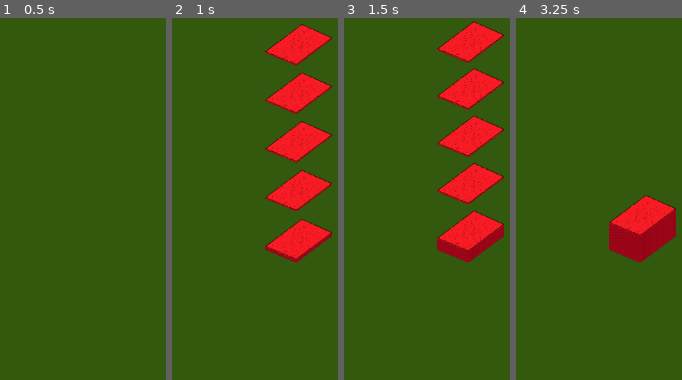
Above: before the commit, frames 1-4 (left to right).
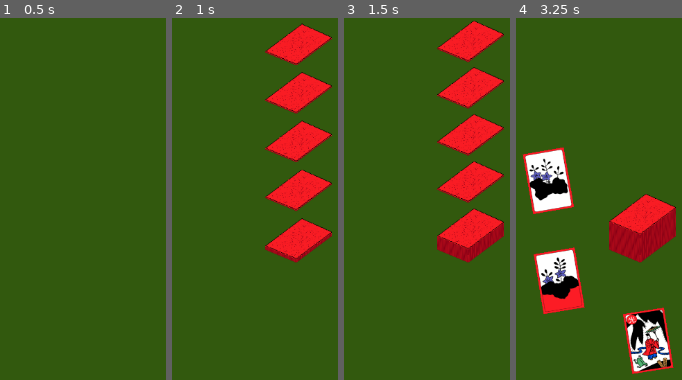
Above: after the commit, the same moments.

Repository: justin0bk/godot_gostop
Game: Godot game, scene res://Scenes/MainScene.tscn
The game is run twice, just before and just after one commit, with the same random seed, the same clock (stepped at 60 frames per second) and the same inputs.
Inputs (mouse positions are in pixels of both pictures, inside the frame that each line leads up to):
- Up to frame 1 (0.5 s): no input
- Up to frame 2 (1 s): tap Enter at 0.5 s; move the mouse to (outside the picture) at 0.52 s; click (outside the picture) at 0.67 s
- Up to frame 3 (1.5 s): move the mouse to (outside the picture) at 1.27 s; click (outside the picture) at 1.42 s
- Up to frame 4 (3.25 s): move the mouse to (outside the picture) at 2.02 s; click (outside the picture) at 2.17 s; move the mouse to (602, 332) at 2.77 s; click (602, 332) at 2.92 s

Frame 1 is identical in both runs. In frame 2, 2.2% of the frame differs, in the area x 56-97%, y 1-67%; in frame 3, 4.2%; in frame 4, 14%, in the area x 3-97%, y 35-99%.

Commit message:
board setup functions added

Diff:
--- /dev/null
+++ b/Scenes/Hand.tscn
@@ -0,0 +1,6 @@
+[gd_scene load_steps=2 format=3 uid="uid://ddt36nbk5cami"]
+
+[ext_resource type="Script" path="res://Scripts/Hand.gd" id="1_3fhns"]
+
+[node name="Hand" type="Node2D"]
+script = ExtResource("1_3fhns")
--- a/Scenes/MainScene.tscn
+++ b/Scenes/MainScene.tscn
@@ -6,6 +6,7 @@
 [ext_resource type="Script" path="res://Scripts/Board.gd" id="3_elcy8"]
 [ext_resource type="Script" path="res://Scripts/InputManager.gd" id="3_goyhm"]
 [ext_resource type="PackedScene" uid="uid://b87qio06eo8br" path="res://Scenes/Card.tscn" id="5_6xito"]
+[ext_resource type="PackedScene" uid="uid://ddt36nbk5cami" path="res://Scenes/Hand.tscn" id="6_4clkp"]
 
 [node name="MainScene" type="Node2D"]
 metadata/_edit_vertical_guides_ = [200.0, 929.0]
@@ -28,5 +29,8 @@
 visible = false
 position = Vector2(560, 329)
 
+[node name="Hand" parent="Card_Manager" instance=ExtResource("6_4clkp")]
+position = Vector2(941, 509)
+
 [node name="InputManager" type="Node2D" parent="."]
 script = ExtResource("3_goyhm")
--- a/Scripts/Board.gd
+++ b/Scripts/Board.gd
@@ -1,10 +1,9 @@
 extends Node2D
 
 const NUM_DROP_AREAS = 12
+const CENTER_OFFSET = -10
 
 var board_cards = []
-
-
 
 # Called when the node enters the scene tree for the first time.
 func _ready() -> void:
@@ -17,11 +16,24 @@
 	for i in range(NUM_DROP_AREAS):
 		var vertex_i_angle = i * angle_step + start_angle
 		var x_coor = center_position.x + radius * cos(vertex_i_angle)
-		var y_coor = center_position.y + radius * sin(vertex_i_angle)
+		var y_coor = center_position.y + radius * sin(vertex_i_angle) + CENTER_OFFSET
 		points.append(Vector2(x_coor, y_coor))
 	return points
 
-
+func sort_triples():
+	var suits = {}
+	for card in board_cards:
+		if suits.has(card.suit):
+			suits[card.suit].append(card)
+		else:
+			suits[card.suit] = [card]
+	for key in suits.keys():
+		var repeat_count = suits[key].size()
+		if repeat_count == 3:
+			var first_card_position = suits[key][0].position
+			for to_move in suits[key].slice(1, repeat_count):
+				var tween = get_tree().create_tween()
+				tween.tween_property(to_move, "position", first_card_position, 0.2)
 
 # Called every frame. 'delta' is the elapsed time since the previous frame.
 func _process(delta: float) -> void:
--- a/Scripts/CardManager.gd
+++ b/Scripts/CardManager.gd
@@ -20,7 +20,7 @@
 
 func setup_deck():
 	if !setup_ready:
-		var position_shift = 1
+		var position_shift = 1.2
 		var deck_position = center_position
 		for card in Deck.current_deck:
 			get_node("Deck").add_child(card)
@@ -35,21 +35,31 @@
 func setup_board():
 	var drop_positions = Board.init_drop_coords(center_position, 250, -90)
 	var inner_drop_positions = Board.init_drop_coords(center_position, 150, -90)
-	for n in range(12):
+	for n in range(6):
 		var top_card = Deck.current_deck[-1]
 		var position_offset = Vector2(rng.randf_range(-10,10), rng.randf_range(-10,10))
 		Deck.current_deck.erase(top_card)
 		Board.board_cards.append(top_card)
+		top_card.change_to("BOARD")
 		top_card.scale = Vector2(0.6,0.6)
 		top_card.get_node("AnimationPlayer").play("Deck2Front")
-		if n%2:
-			move_to(top_card, inner_drop_positions[n] + position_offset)
-		else:
-			move_to(top_card, drop_positions[n] + position_offset)
+		move_to(top_card, inner_drop_positions[2*n] + position_offset)
 		await create_timer(0.3).timeout
 
-	print(Deck.current_deck.size(), Board.board_cards.size())
+	if check_triple_suit(Board.board_cards):
+		Board.sort_triples()
 
+func check_triple_suit(card_set: Array) -> bool:
+	var suits_count = {}
+	for card in card_set:
+		if suits_count.has(card.suit):
+			suits_count[card.suit] += 1
+		else:
+			suits_count[card.suit] = 1
+	for key in suits_count.keys():
+		if suits_count[key] == 3:
+			return true
+	return false
 
 func move_to(card, position):
 	var tween = get_tree().create_tween()
--- a/Scripts/Deck.gd
+++ b/Scripts/Deck.gd
@@ -7,7 +7,7 @@
 
 func _ready() -> void:
 	current_deck = new_deck()
-	current_deck.shuffle()
+	#current_deck.shuffle()
 
 func new_deck():
 	var deck = []
--- /dev/null
+++ b/Scripts/Hand.gd
@@ -0,0 +1,13 @@
+extends Node2D
+
+var is_player_hand = false
+var hand_cards = []
+
+# Called when the node enters the scene tree for the first time.
+func _ready() -> void:
+	pass # Replace with function body.
+
+
+# Called every frame. 'delta' is the elapsed time since the previous frame.
+func _process(delta: float) -> void:
+	pass
--- a/Scripts/InputManager.gd
+++ b/Scripts/InputManager.gd
@@ -3,18 +3,25 @@
 const COLLISION_MASK_CARD = 1 << 0
 const COLLISION_MASK_DECK = 1 << 1
 var card_manager_reference
+var temp_click_count = 0
 
 func _input(event):
 	if event is InputEventMouseButton and event.button_index == MOUSE_BUTTON_LEFT:
 		if event.pressed:
-			card_manager_reference.setup_deck()
+			match temp_click_count:
+				0:
+					card_manager_reference.setup_deck()
+				1:
+					card_manager_reference.setup_board()
+			temp_click_count += 1
+			print("current temp_click_count: ", temp_click_count)
 		else:
 			pass
-	if event is InputEventMouseButton and event.button_index == MOUSE_BUTTON_RIGHT:
-		if event.pressed:
-			card_manager_reference.setup_board()
-		else:
-			pass
+	#if event is InputEventMouseButton and event.button_index == MOUSE_BUTTON_RIGHT:
+		#if event.pressed:
+			#card_manager_reference.setup_board()
+		#else:
+			#pass
 
 # Called when the node enters the scene tree for the first time.
 func _ready() -> void:
Not shown: 1 places in Scenes/MainScene.tscn that only renumber resources
